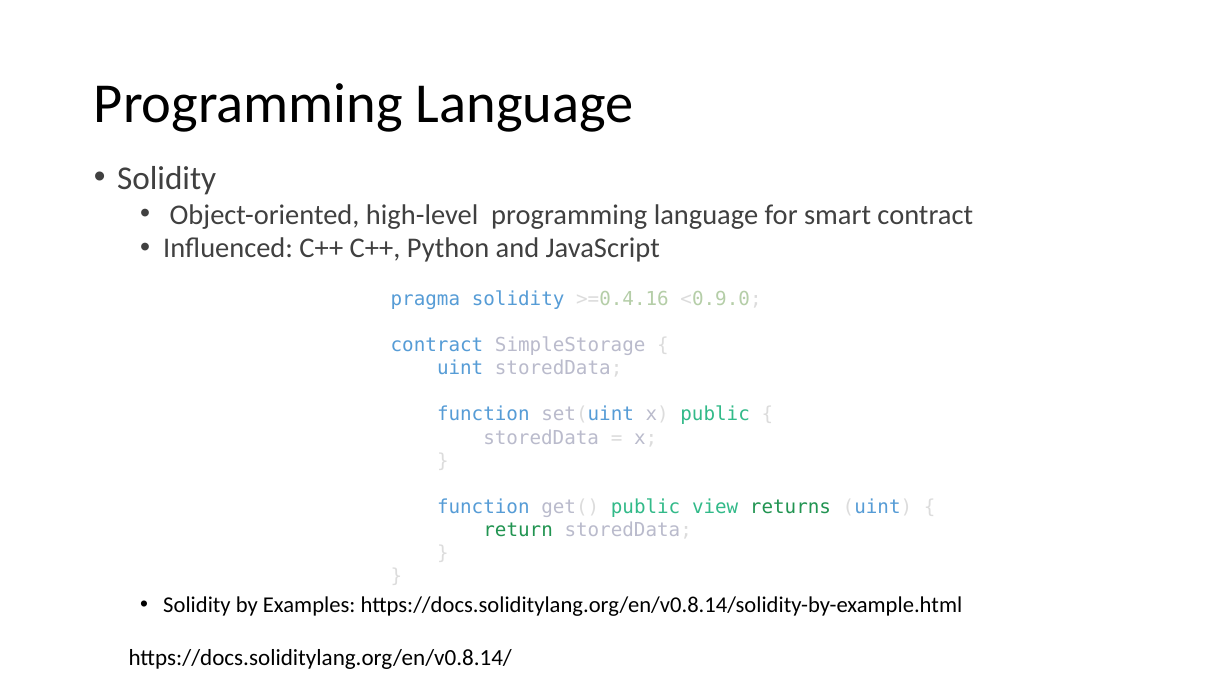
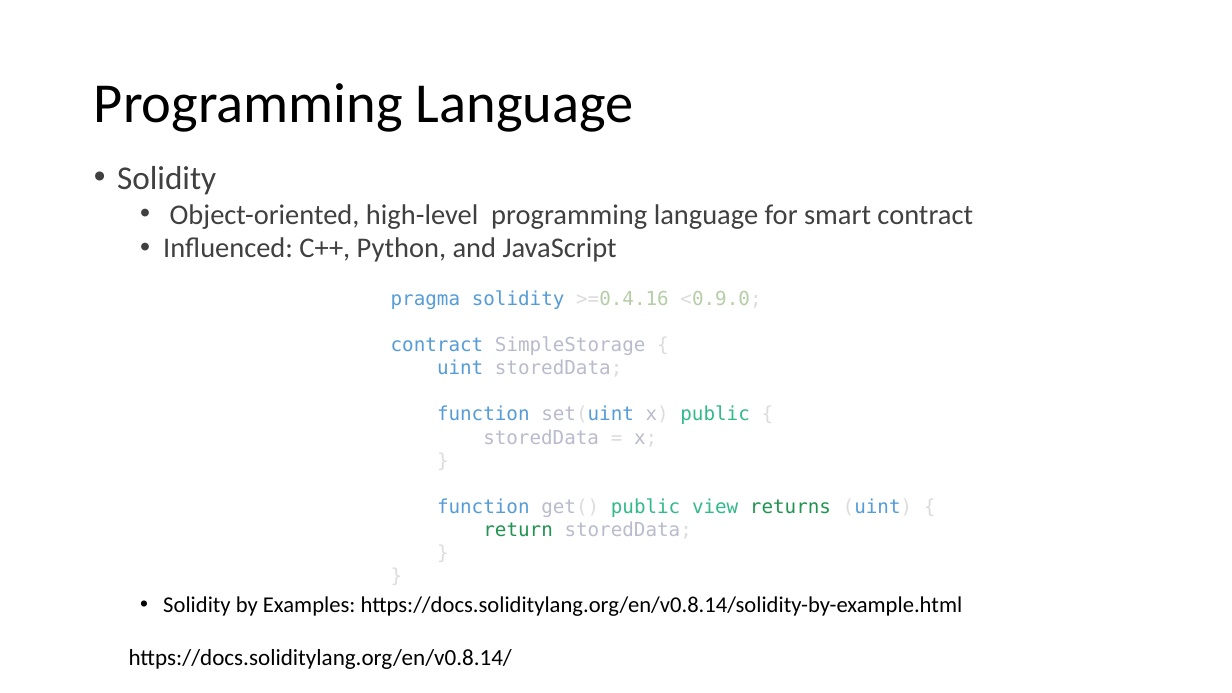
Before and after one commit to adnanimeri/BCProgramming, a slide deck: slide 17 of Session II/Intro to Blockchain Programming_S2.pptx. Drawn at 1232x693 pixels with LibreOffice and Linux fonts; fonts in the diff are those of the drawing; background and template pictures are left out. Boxes give left, top, right and bottom in pixels: in the first picture for what was removed or moved away, otherwise in the second. Text is boxed around its words. In the diff, an @@ line names an element or a change of style, - is before the commit and + after.

```diff
--- a/Session II/Intro to Blockchain Programming_S2.pptx
+++ b/Session II/Intro to Blockchain Programming_S2.pptx
@@ text at [163, 237, 617, 262]: text changed @@
-  • Influenced: C++ C++, Python and JavaScript
+  • Influenced: C++, Python, and JavaScript
```
Also in this commit, not shown: 2 other files.
